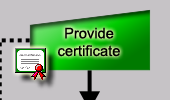
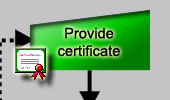
Revision of a layered 170 x 100 image; what changed, layer by layer:
added layer "Ebene 4" above "Objekt 1" over [14,29,31,48]
